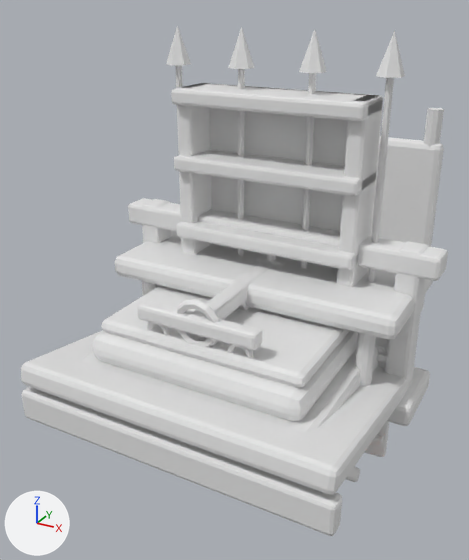
The glTF model godot/assets/architecture/architecture_detail_kit_v2.glb: old version first, new version second.
Before and after are seen from a camera (50 mm lens) standing at (2.81, -5.94, 3.96) and looking at (-0.26, -0.36, 1.17). Every picture has the same lights, and +X, +Y and +Z are marked at lower left. The older version comes first.

The older version as bpy lines, for what is in view:
```python
ob_castlechandelier = bpy.data.objects.new('CastleChandelier', me_torus_006)
ob_castlechandelier.location = (0.0, 0.0, 0.0)
ob_castleweaponrack = bpy.data.objects.new('CastleWeaponRack', me_cube_019)
ob_castleweaponrack.location = (0.0, 0.0, 0.0)
ob_furniturebed = bpy.data.objects.new('FurnitureBed', me_cube_051)
ob_furniturebed.location = (0.0, 0.0, 0.0)
ob_furniturebookshelf = bpy.data.objects.new('FurnitureBookshelf', me_cube_011)
ob_furniturebookshelf.location = (0.0, 0.0, 0.0)
ob_furniturechest = bpy.data.objects.new('FurnitureChest', me_cube_056)
ob_furniturechest.location = (0.0, 0.0, 0.0)
ob_furnituretable = bpy.data.objects.new('FurnitureTable', me_cube_049)
ob_furnituretable.location = (0.0, 0.0, 0.0)
ob_housedoorcanopy = bpy.data.objects.new('HouseDoorCanopy', me_cube_037)
ob_housedoorcanopy.location = (0.0, 0.0, 0.0)
ob_housesignbracket = bpy.data.objects.new('HouseSignBracket', me_cube_001)
ob_housesignbracket.location = (0.0, 0.0, 0.0)
ob_housewindowsurround = bpy.data.objects.new('HouseWindowSurround', me_cube_023)
ob_housewindowsurround.location = (0.0, 0.0, 0.0)
```
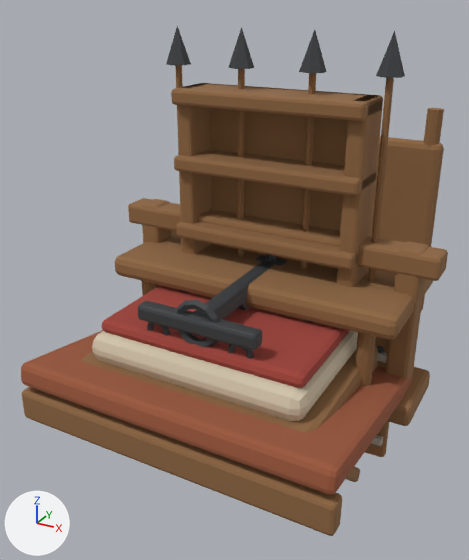
Patch to the scene script:
```diff
--- a/godot/assets/architecture/architecture_detail_kit_v2.glb.py
+++ b/godot/assets/architecture/architecture_detail_kit_v2.glb.py
@@ mat_blackened_iron @@
 mat_blackened_iron = principled_material('Blackened iron')
-mat_blackened_iron.base_color = (0.8, 0.8, 0.8)  # white #e7e7e7
+mat_blackened_iron.base_color = (0.055, 0.06, 0.065)  # dark grey #424548
@@ mat_aged_oak @@
 mat_aged_oak = principled_material('Aged oak')
-mat_aged_oak.base_color = (0.8, 0.8, 0.8)  # white #e7e7e7
+mat_aged_oak.base_color = (0.28, 0.14, 0.055)  # brown #906942
@@ mat_weathered_clay_tile @@
 mat_weathered_clay_tile = principled_material('Weathered clay tile')
-mat_weathered_clay_tile.base_color = (0.8, 0.8, 0.8)  # white #e7e7e7
+mat_weathered_clay_tile.base_color = (0.34, 0.1, 0.045)  # brown #9e593c
@@ mat_natural_linen @@
 mat_natural_linen = principled_material('Natural linen')
-mat_natural_linen.base_color = (0.8, 0.8, 0.8)  # white #e7e7e7
+mat_natural_linen.base_color = (0.66, 0.57, 0.42)  # beige #d4c7ad
@@ mat_dyed_wool @@
 mat_dyed_wool = principled_material('Dyed wool')
-mat_dyed_wool.base_color = (0.8, 0.8, 0.8)  # white #e7e7e7
+mat_dyed_wool.base_color = (0.35, 0.055, 0.04)  # red #a04238
```

Location of each change, [x1, y1, x2, y2] in pixels of the pictures (469 x 560 px):
'HouseDoorCanopy', recoloured (white to brown)
    both: [21, 330, 412, 536]
'FurnitureBookshelf', recoloured (white to brown)
    both: [171, 83, 383, 287]
'FurnitureBed', recoloured (darker)
    both: [81, 108, 444, 433]
'CastleWeaponRack', recoloured
    both: [128, 26, 448, 426]
'FurnitureTable', recoloured (white to brown)
    both: [115, 230, 433, 386]
'HouseSignBracket', recoloured (white to dark grey)
    both: [138, 255, 287, 359]
'HouseWindowSurround', recoloured (white to brown)
    both: [365, 337, 389, 457]
'FurnitureChest', recoloured
    both: [160, 285, 342, 329]
'CastleChandelier', recoloured
    both: [267, 254, 276, 261]
